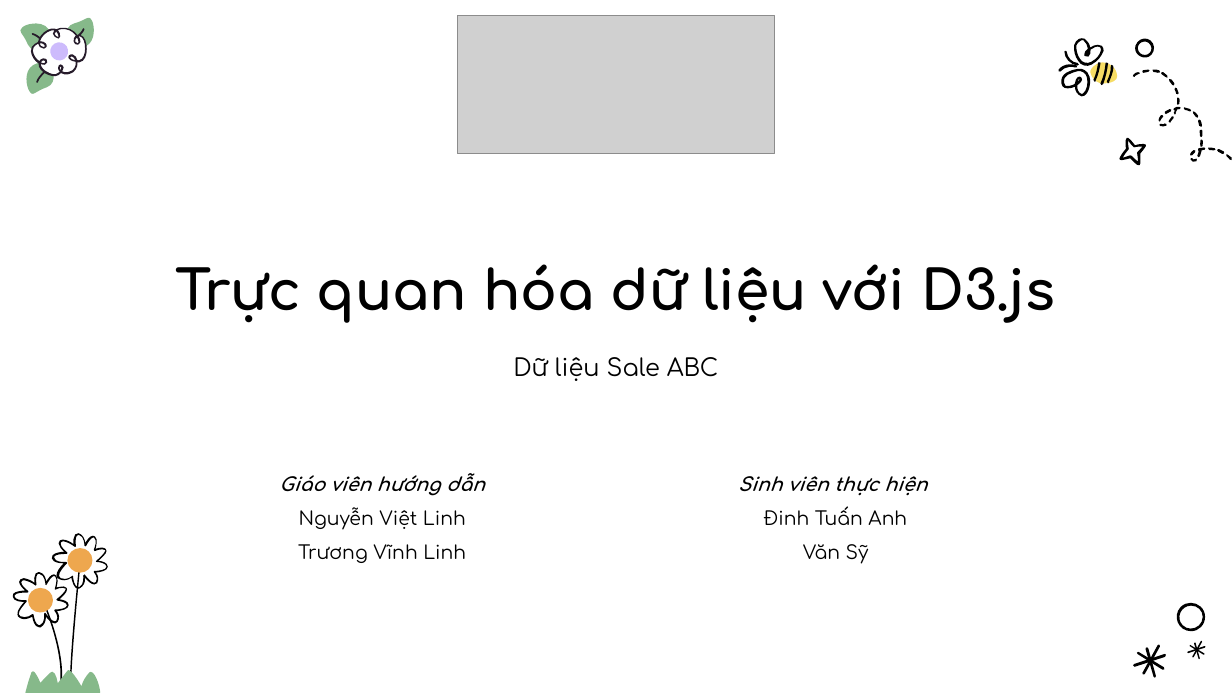
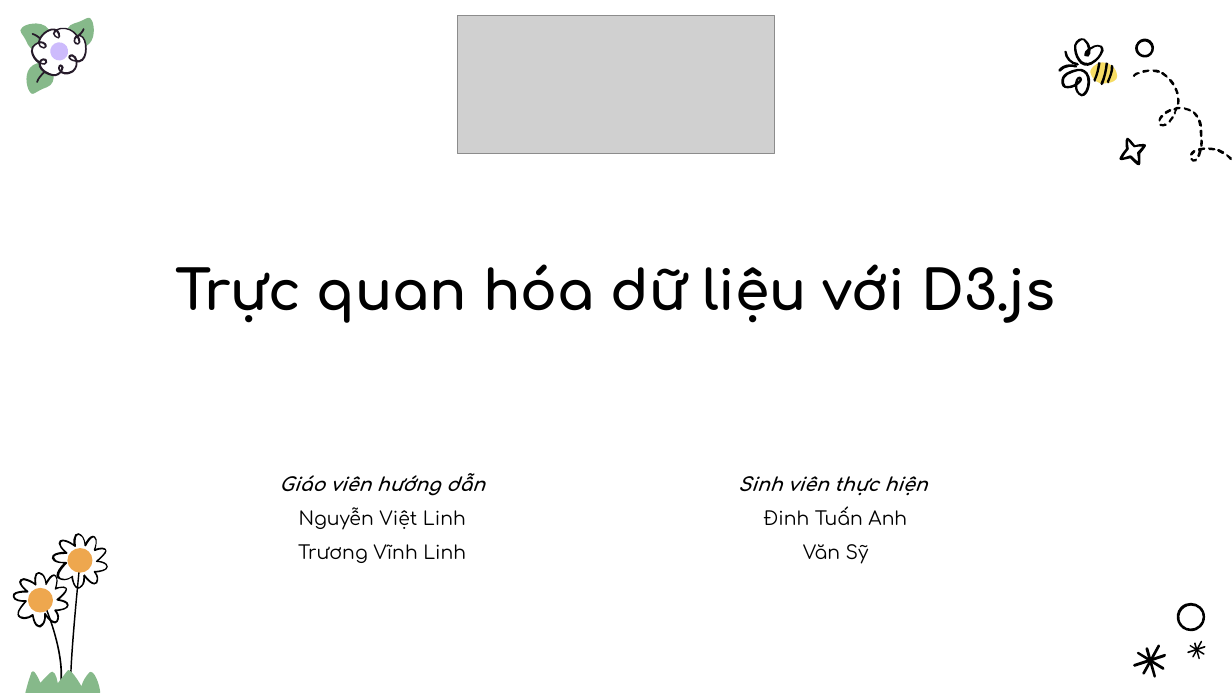
Before and after one commit to TCSMFrogdance/abc, a slide deck: slide 1 of report/NCKH_n2_DinhTuanAnh_VanSy [Autosaved].pptx. Drawn at 1232x693 pixels with LibreOffice and Linux fonts; fonts in the diff are those of the drawing; grey boxes stand for pictures; background and template pictures are left out. Boxes give left, top, right and bottom in pixels: in the first picture for what was removed or moved away, otherwise in the second. Text is boxed around its words. In the diff, an @@ line names an element or a change of style, - is before the commit and + after.

```diff
--- a/report/NCKH_n2_DinhTuanAnh_VanSy [Autosaved].pptx
+++ b/report/NCKH_n2_DinhTuanAnh_VanSy [Autosaved].pptx
@@ text removed at <box>513,357,718,381</box> @@
-Dữ liệu Sale ABC
```
Also in this commit, not shown: 3 other slides changed, 1 slide added, 1 slide removed.
